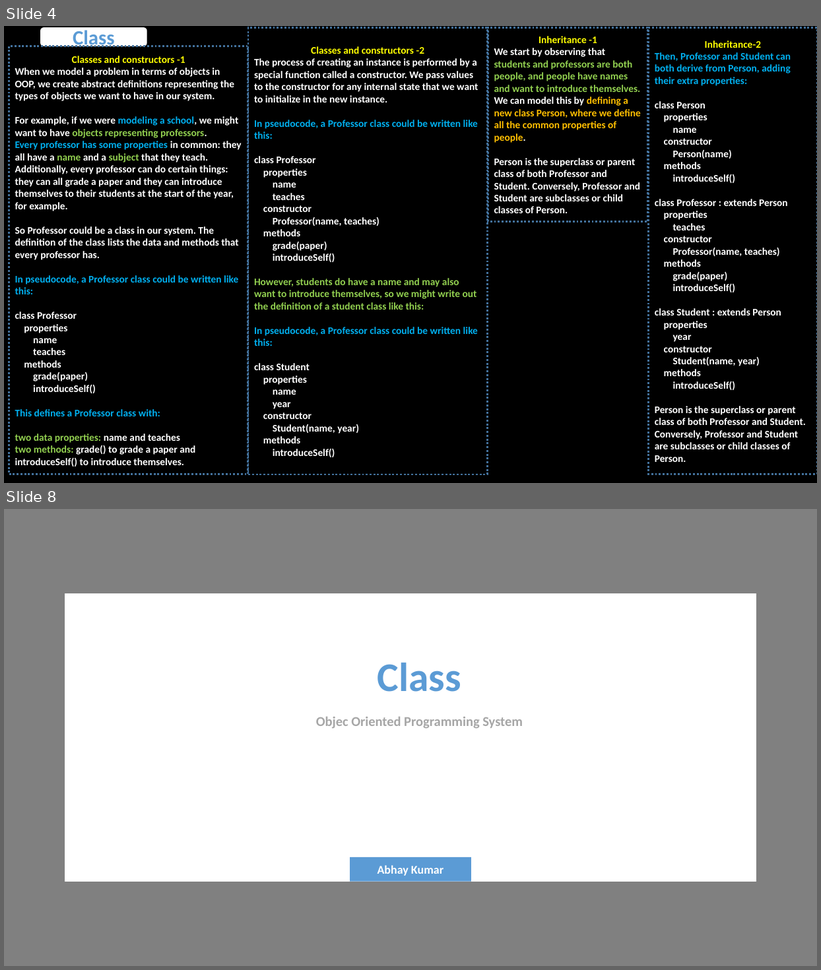
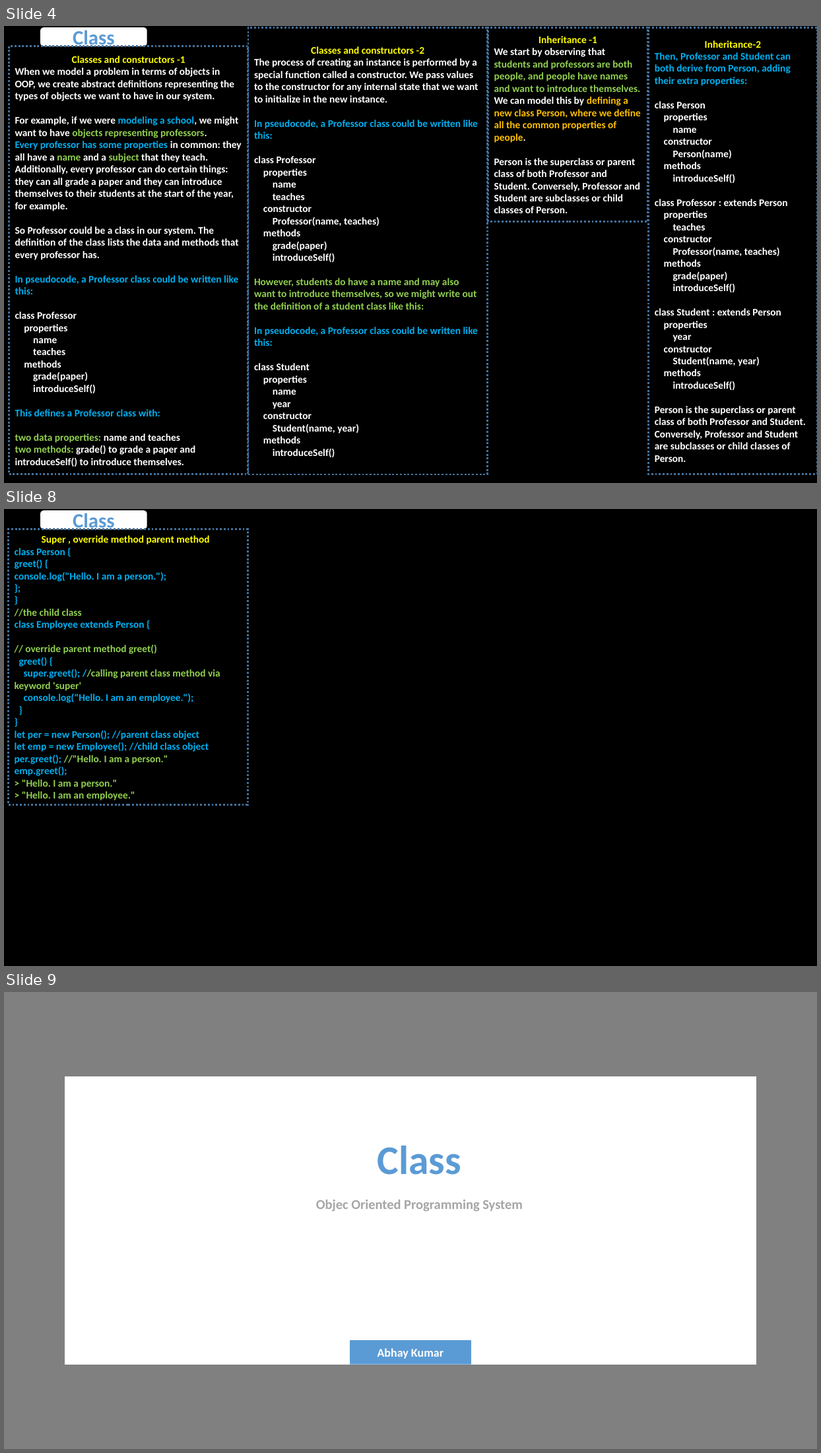
Before and after one commit to abhay420coder/Theory, a slide deck: full JavaScript/javaScript Oops.pptx. Shown one above the other, each under a label of ours: slides 4 and 8 before the commit, slides 4, 8 and 9 after it; the slides between them are not shown. The pictures are 821x970 and 821x1453 pixels, drawn with LibreOffice and Linux fonts; fonts in the diff are those of the drawing. Boxes give left, top, right and bottom in pixels: in the first picture for what was removed or moved away, otherwise in the second. Text is boxed around its words. In the diff, an @@ line names an element or a change of style, - is before the commit and + after.

```diff
--- a/full JavaScript/javaScript Oops.pptx
+++ b/full JavaScript/javaScript Oops.pptx
@@ slide 8 added at bbox=[4, 509, 817, 966], background #000000 @@
@@ rounded rectangle added at bbox=[40, 510, 147, 529], fill #FFFFFF, 24 pt, text #5B9BD5, bold @@
+Class
@@ rectangle added at bbox=[8, 529, 248, 805], outline #43739E 2.25 pt dashed, 12 pt, text #00B0F0, bold @@
+Super , override method parent method
+class Person {
+greet() {
+console.log("Hello. I am a person.");
+};
+}
+//the child class
+class Employee extends Person {
+// override parent method greet()
+greet() {
+super.greet(); //calling parent class method via keyword 'super'
+console.log("Hello. I am an employee.");
+}
+}
+let per = new Person(); //parent class object
+let emp = new Employee(); //child class object
+per.greet(); //"Hello. I am a person."
+emp.greet();
+> "Hello. I am a person."
+> "Hello. I am an employee."
@@ what was slide 8 is now slide 9 @@
```
Also in this commit, not shown: 2 slides changed, 2 other slides added, 1 slide removed, 30 other files.
